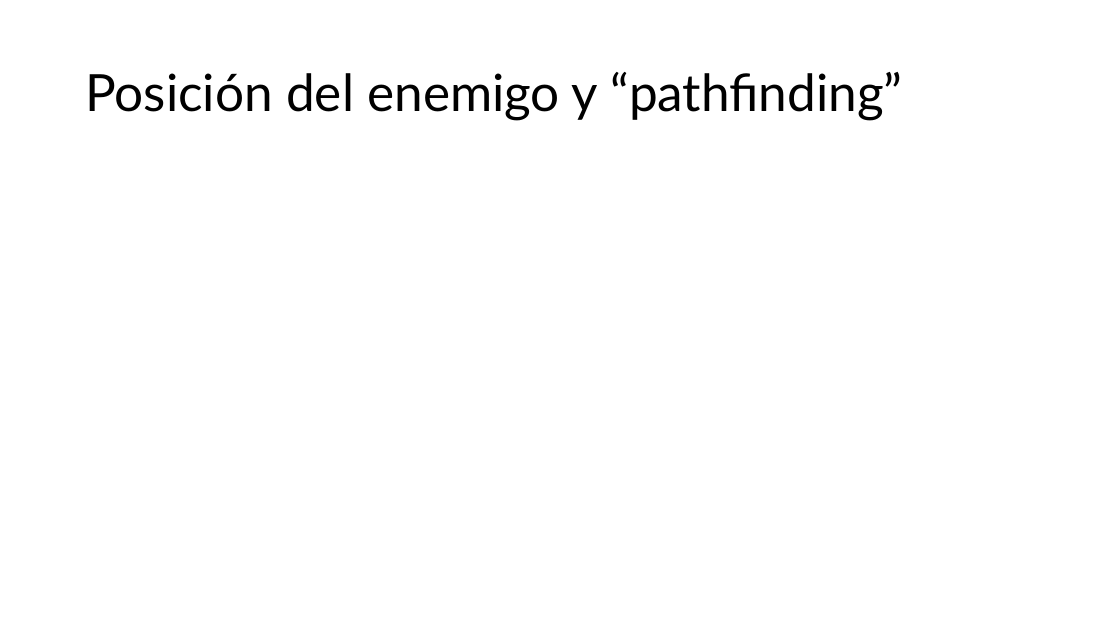
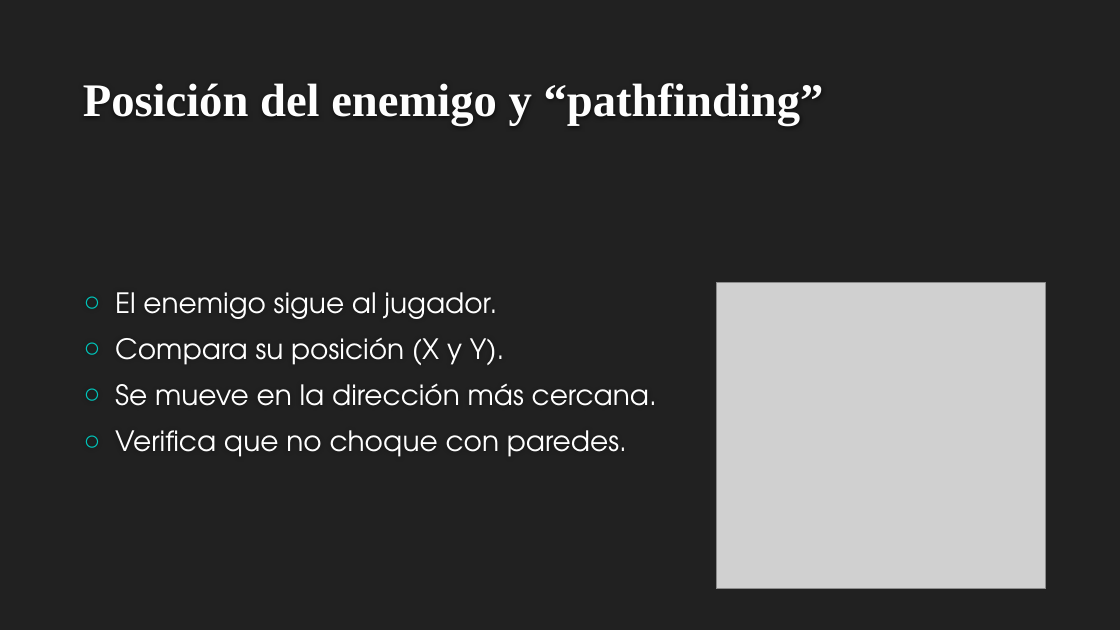
Before and after one commit to ValeriaAlmodovar/MiniProyectoCiic, a slide deck: slide 8 of Explicacion.pptx. Drawn at 1120x630 pixels with LibreOffice and Linux fonts; fonts in the diff are those of the drawing; grey boxes stand for pictures; background and template pictures are left out. Boxes give left, top, right and bottom in pixels: in the first picture for what was removed or moved away, otherwise in the second. Text is boxed around its words. In the diff, an @@ line names an element or a change of style, - is before the commit and + after.

```diff
--- a/Explicacion.pptx
+++ b/Explicacion.pptx
@@ background #FFFFFF to #212121 @@
@@ title "Posición del enemigo y “pathfinding”": place and size @@
-title "Posición del enemigo y “pathfinding”" at (85, 72, 902, 120)
+title "Posición del enemigo y “pathfinding”" at (83, 83, 824, 126)
@@ title "Posición del enemigo y “pathfinding”" at (83, 83, 824, 126): size 44 to 40 pt, font Lato to Times New Roman, text colour #000000 to #FEFEFE, bold on; line spacing 0.9 to 1; vertical alignment middle to bottom @@
@@ text added at (115, 292, 657, 457), 24 pt, text #FFFFFF @@
+○ El enemigo sigue al jugador.
+○ Compara su posición (X y Y).
+○ Se mueve en la dirección más cercana.
+○ Verifica que no choque con paredes.
@@ picture added at (716, 282, 1045, 589) @@
```
Also in this commit, not shown: 8 other slides changed, 1 slide added, 1 slide removed.
